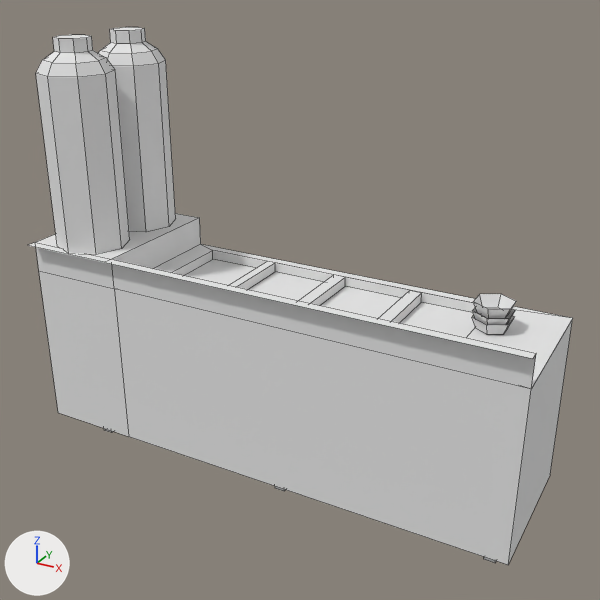
Renders of the OBJ model Unity Project/Assets/Models/Environment/Jail/buffettable.obj from each side of a commit.
Camera for both pictures: a 50 mm camera at (5.81, -11.06, 8.41) aimed at (-0.11, -0.29, 3.03). The lights are fixed; the arrows at lower left show +X, +Y and +Z. Mesh edges are drawn as thin lines. Where no turn or scale is listed for an object, it has been applied to the vertices.

Script lines for the objects in view, before the commit:
```python
ob_cube_cube_003 = bpy.data.objects.new('Cube_Cube.003', me_cube_cube_003)
ob_cube_cube_003.location = (0.0, 0.0, 0.0)
ob_cylinder_001_cylinder_002 = bpy.data.objects.new('Cylinder.001_Cylinder.002', me_cylinder_001_cylinder_002)
ob_cylinder_001_cylinder_002.location = (0.0, 0.0, 0.0)
ob_cylinder_002_cylinder_003 = bpy.data.objects.new('Cylinder.002_Cylinder.003', me_cylinder_002_cylinder_003)
ob_cylinder_002_cylinder_003.location = (0.0, 0.0, 0.0)
ob_cylinder_003_cylinder_004 = bpy.data.objects.new('Cylinder.003_Cylinder.004', me_cylinder_003_cylinder_004)
ob_cylinder_003_cylinder_004.location = (0.0, 0.0, 0.0)
ob_cylinder_cylinder_001 = bpy.data.objects.new('Cylinder_Cylinder.001', me_cylinder_cylinder_001)
ob_cylinder_cylinder_001.location = (0.0, 0.0, 0.0)
```
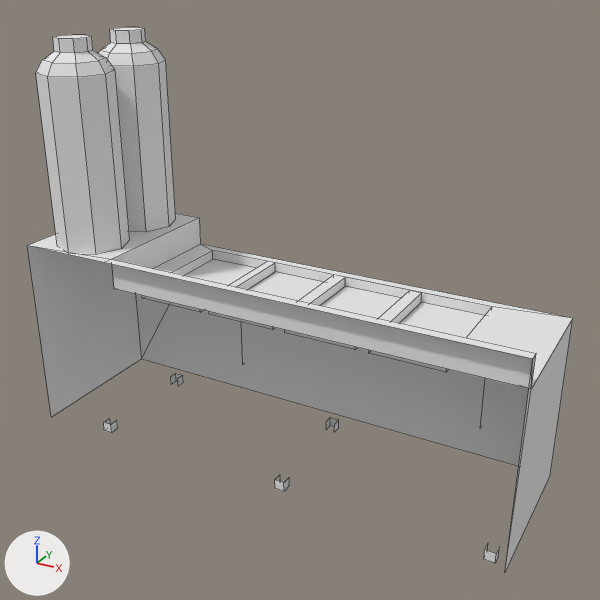
Pixel boxes [x1, y1, x2, y2] of what changed, in the pictures (600 x 600 px):
'Cube_Cube.003', deleted: before [28, 213, 573, 565]
'Cylinder_Cylinder.001', reshaped (288% wider, 139% taller): before [36, 27, 176, 254]; after [27, 27, 573, 571]
'Cylinder.003_Cylinder.004', deleted: before [473, 294, 516, 319]
'Cylinder.001_Cylinder.002', deleted: before [472, 315, 514, 335]
'Cylinder.002_Cylinder.003', deleted: before [472, 308, 515, 325]
part 1 of me_cylinder_cylinder_001, built on: after [27, 234, 536, 571]

Patch to the scene script:
```diff
--- a/Unity Project/Assets/Models/Environment/Jail/buffettable.obj.py
+++ b/Unity Project/Assets/Models/Environment/Jail/buffettable.obj.py
@@ me_cylinder_cylinder_001 @@
 # used by ob_cylinder_cylinder_001; location = (0.0, 0.0, 0.0)
-me_cylinder_cylinder_001.from_pydata(...)  # 80 vertices, 68 faces; spans x -4.38..-3.16, y -1.57..0.96, z 3.58..6.97
+me_cylinder_cylinder_001.from_pydata(...)  # 199 vertices, 132 faces; spans x -4.64..3.92, y -1.64..1.27, z 0.04..6.97
+# me_cylinder_cylinder_001 part 1
+# 2 faces are deleted
+# 79 vertices are added at x -4.64..3.92, y -1.64..1.27, z 0.04..3.6
+# 24 new vertices lie (0.0, 0.17, 0.0) away from vertices in x -3.67..3.72, y -1.31..0.68, z 0.04..0.22
+# 16 new vertices lie (0.0, 2.07, 0.0) away from vertices in x -2.55..2.71, y -1.27, z 2.92..3.09
+# 66 new faces join them
 me_cylinder_cylinder_001.materials.append(mat_none)
@@ ob_cube_cube_003 @@
-ob_cube_cube_003 = bpy.data.objects.new('Cube_Cube.003', me_cube_cube_003)
-ob_cube_cube_003.location = (0.0, 0.0, 0.0)
@@ ob_cylinder_001_cylinder_002 @@
-ob_cylinder_001_cylinder_002 = bpy.data.objects.new('Cylinder.001_Cylinder.002', me_cylinder_001_cylinder_002)
-ob_cylinder_001_cylinder_002.location = (0.0, 0.0, 0.0)
@@ ob_cylinder_002_cylinder_003 @@
-ob_cylinder_002_cylinder_003 = bpy.data.objects.new('Cylinder.002_Cylinder.003', me_cylinder_002_cylinder_003)
-ob_cylinder_002_cylinder_003.location = (0.0, 0.0, 0.0)
@@ ob_cylinder_003_cylinder_004 @@
-ob_cylinder_003_cylinder_004 = bpy.data.objects.new('Cylinder.003_Cylinder.004', me_cylinder_003_cylinder_004)
-ob_cylinder_003_cylinder_004.location = (0.0, 0.0, 0.0)
```
